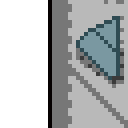
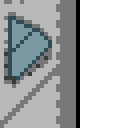
Two versions of the same layered image (128x128). Layer-by-layer changes:
showed "ne", painted on it over (0, 0, 80, 128)
hid "nw", painted on it over (48, 0, 128, 128)
